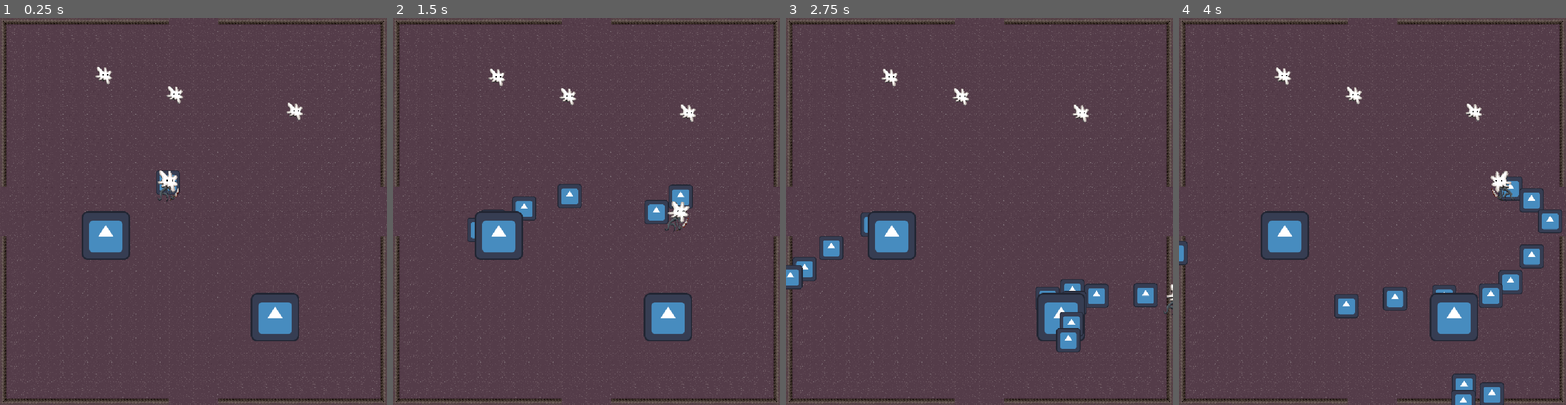
Above: before the commit, frames 1-4 (left to right).
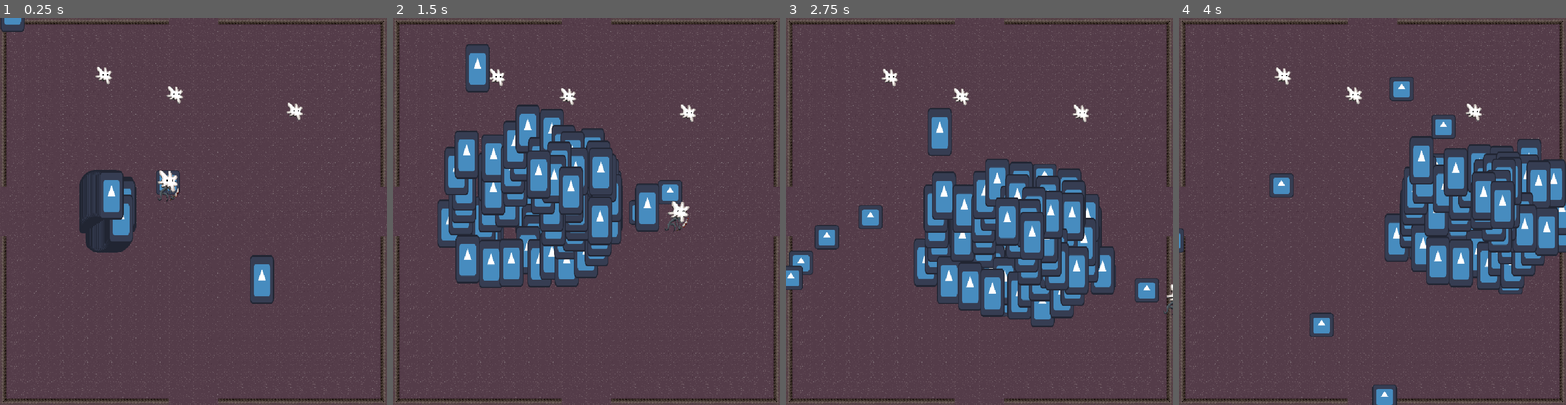
Above: after the commit, the same moments.

Repository: HephepTeam/GGJ2026
Game: Godot game, scene res://scenes/game_scene.tscn
Two runs of this game, one before a commit and one after it. Both use one fixed random seed, a clock stepped at 60 frames per second and the inputs below. Before the commit the project has no main scene; this scene is started directly in both runs. The engine's default icon, where the game draws it, is replaced by a stand-in: a white triangle on a blue panel in a dark square.
Inputs (mouse positions are in pixels of both pictures, inside the frame that each line leads up to):
- Up to frame 1 (0.25 s): no input
- Up to frame 2 (1.5 s): move the mouse to (671, 192) at 0.52 s; hold Right (ui_right) 0.53-1.28 s; move the mouse to (509, 230) at 1.27 s; hold Down (ui_down) from 1.28 s (still down)
- Up to frame 3 (2.75 s): move the mouse to (1018, 126) at 2.02 s; release Down (ui_down) at 2.03 s; hold Right (ui_right) from 2.03 s (still down)
- Up to frame 4 (4 s): move the mouse to (1353, 288) at 2.77 s; release Right (ui_right) at 2.78 s; hold Up (ui_up) 2.78-3.53 s; move the mouse to (1488, 269) at 3.52 s; hold Left (ui_left) from 3.53 s (still down)

The runs differ from the first frame. In frame 1, 5.2% of the frame differs, in the area x 0-78%, y 0-84%; in frame 2, 21%; in frame 3, 22%, in the area x 0-97%, y 23-87%; in frame 4, 21%.

Commit message:
Makes enemies move towards the player while avoiding each other.

Diff:
--- a/project.godot
+++ b/project.godot
@@ -11,6 +11,7 @@
 [application]
 
 config/name="GGJ2026"
+run/main_scene="uid://bs1ygmcp7mpe3"
 config/features=PackedStringArray("4.6", "GL Compatibility")
 config/icon="res://assets/icon.svg"
 
@@ -36,6 +37,14 @@
 [global_group]
 
 enemy="les ennemis"
+player=""
+
+[layer_names]
+
+2d_physics/layer_1="Player"
+2d_physics/layer_2="Enemy"
+2d_physics/layer_3="Objects"
+2d_physics/layer_4="Map"
 
 [physics]
 
--- /dev/null
+++ b/scenes/Enemy/enemy.gd
@@ -0,0 +1,32 @@
+extends CharacterBody2D
+class_name Enemy
+
+const SPEED := 200.0
+
+var colliding_areas: Array[Area2D] = []
+var collision_vector := Vector2.ZERO
+
+
+func _physics_process(delta: float) -> void:
+	var closest_player: Player = Globals.get_closest_player(global_position)
+	if closest_player == null:
+		return
+
+	var direction := global_position.direction_to(
+		closest_player.global_position
+	)
+	var new_collision_vector := Vector2.ZERO
+	for colliding_area in colliding_areas:
+		new_collision_vector += colliding_area.global_position.direction_to(global_position)
+	collision_vector = lerp(collision_vector, new_collision_vector, 5.0 * delta)
+	direction += collision_vector
+
+	global_position += SPEED * delta * direction.normalized()
+
+
+func _on_area_2d_area_entered(area: Area2D) -> void:
+	colliding_areas.append(area)
+
+
+func _on_area_2d_area_exited(area: Area2D) -> void:
+	colliding_areas.erase(area)
--- /dev/null
+++ b/scenes/Enemy/enemy.tscn
@@ -0,0 +1,37 @@
+[gd_scene format=3 uid="uid://imwi3ugshkya"]
+
+[ext_resource type="Script" uid="uid://bwx3mlnub2biq" path="res://scenes/Enemy/enemy.gd" id="1_84vye"]
+[ext_resource type="Texture2D" uid="uid://d3v8eynat77lb" path="res://assets/icon.svg" id="2_vamnb"]
+
+[sub_resource type="CapsuleShape2D" id="CapsuleShape2D_84vye"]
+radius = 16.0
+height = 64.0
+
+[sub_resource type="CapsuleShape2D" id="CapsuleShape2D_vamnb"]
+radius = 16.0
+height = 64.0
+
+[node name="Enemy" type="CharacterBody2D" unique_id=1661876933 groups=["enemy"]]
+collision_layer = 2
+collision_mask = 9
+script = ExtResource("1_84vye")
+
+[node name="Sprite2D" type="Sprite2D" parent="." unique_id=1928941359]
+scale = Vector2(0.5, 1)
+texture = ExtResource("2_vamnb")
+offset = Vector2(0, -64)
+
+[node name="Area2D" type="Area2D" parent="." unique_id=1831575622]
+collision_layer = 2
+collision_mask = 2
+
+[node name="CollisionShape2D" type="CollisionShape2D" parent="Area2D" unique_id=19966739]
+rotation = 1.5707964
+shape = SubResource("CapsuleShape2D_84vye")
+
+[node name="CollisionShape2D" type="CollisionShape2D" parent="." unique_id=352403461]
+rotation = 1.5707964
+shape = SubResource("CapsuleShape2D_vamnb")
+
+[connection signal="area_entered" from="Area2D" to="." method="_on_area_2d_area_entered"]
+[connection signal="area_exited" from="Area2D" to="." method="_on_area_2d_area_exited"]
--- a/scenes/Player/player.tscn
+++ b/scenes/Player/player.tscn
@@ -32,7 +32,7 @@
 radius = 5.0
 height = 46.0
 
-[node name="Player" type="CharacterBody2D" unique_id=1534390266]
+[node name="Player" type="CharacterBody2D" unique_id=1534390266 groups=["player"]]
 texture_filter = 1
 script = ExtResource("1_a3d8c")
 projectile_scene = ExtResource("2_c4h5g")
--- a/scenes/enemy.gd
+++ /dev/null
@@ -1,2 +0,0 @@
-extends Node2D
-class_name Enemy
--- a/scenes/enemy.tscn
+++ /dev/null
@@ -1,10 +0,0 @@
-[gd_scene format=3 uid="uid://imwi3ugshkya"]
-
-[ext_resource type="Script" uid="uid://bwx3mlnub2biq" path="res://scenes/enemy.gd" id="1_md0e3"]
-[ext_resource type="Texture2D" uid="uid://d3v8eynat77lb" path="res://assets/icon.svg" id="2_4ra3w"]
-
-[node name="Enemy" type="Node2D" unique_id=1704070987 groups=["enemy"]]
-script = ExtResource("1_md0e3")
-
-[node name="Sprite2D" type="Sprite2D" parent="." unique_id=1928941359]
-texture = ExtResource("2_4ra3w")
--- a/scenes/game_scene.tscn
+++ b/scenes/game_scene.tscn
@@ -2,7 +2,7 @@
 
 [ext_resource type="PackedScene" uid="uid://7h053ghxefjb" path="res://scenes/map.tscn" id="1_ycayy"]
 [ext_resource type="PackedScene" uid="uid://cp0bf0rdxvw1s" path="res://scenes/Player/player.tscn" id="2_bw6k5"]
-[ext_resource type="PackedScene" uid="uid://imwi3ugshkya" path="res://scenes/enemy.tscn" id="3_y3j0m"]
+[ext_resource type="PackedScene" uid="uid://imwi3ugshkya" path="res://scenes/Enemy/enemy.tscn" id="3_y3j0m"]
 [ext_resource type="Script" uid="uid://cqdugo8vm245l" path="res://scenes/camera_2d.gd" id="4_bw6k5"]
 [ext_resource type="PackedScene" uid="uid://ddegyt03bek3q" path="res://scenes/collectible/mask.tscn" id="5_y3j0m"]
 
@@ -36,5 +36,202 @@
 [node name="Enemy" parent="Entities" unique_id=1704070987 instance=ExtResource("3_y3j0m")]
 position = Vector2(728, 792)
 
+[node name="Enemy2" parent="." unique_id=1547969889 instance=ExtResource("3_y3j0m")]
+position = Vector2(280, 576)
+
+[node name="Enemy3" parent="." unique_id=906206208 instance=ExtResource("3_y3j0m")]
+position = Vector2(280, 576)
+
+[node name="Enemy4" parent="." unique_id=26329145 instance=ExtResource("3_y3j0m")]
+position = Vector2(280, 576)
+
+[node name="Enemy5" parent="." unique_id=1853667093 instance=ExtResource("3_y3j0m")]
+position = Vector2(280, 576)
+
+[node name="Enemy6" parent="." unique_id=834397067 instance=ExtResource("3_y3j0m")]
+position = Vector2(280, 576)
+
+[node name="Enemy7" parent="." unique_id=1052349908 instance=ExtResource("3_y3j0m")]
+position = Vector2(280, 576)
+
+[node name="Enemy8" parent="." unique_id=459431058 instance=ExtResource("3_y3j0m")]
+position = Vector2(280, 576)
+
+[node name="Enemy9" parent="." unique_id=1087220638 instance=ExtResource("3_y3j0m")]
+position = Vector2(280, 576)
+
+[node name="Enemy10" parent="." unique_id=2073357746 instance=ExtResource("3_y3j0m")]
+position = Vector2(280, 576)
+
+[node name="Enemy11" parent="." unique_id=1267465312 instance=ExtResource("3_y3j0m")]
+position = Vector2(280, 576)
+
+[node name="Enemy12" parent="." unique_id=469187451 instance=ExtResource("3_y3j0m")]
+position = Vector2(280, 576)
+
+[node name="Enemy13" parent="." unique_id=376247791 instance=ExtResource("3_y3j0m")]
+position = Vector2(280, 576)
+
+[node name="Enemy14" parent="." unique_id=1311385355 instance=ExtResource("3_y3j0m")]
+position = Vector2(280, 576)
+
+[node name="Enemy15" parent="." unique_id=1142082319 instance=ExtResource("3_y3j0m")]
+position = Vector2(280, 576)
+
+[node name="Enemy16" parent="." unique_id=265412976 instance=ExtResource("3_y3j0m")]
+position = Vector2(280, 576)
+
+[node name="Enemy17" parent="." unique_id=612950593 instance=ExtResource("3_y3j0m")]
+position = Vector2(280, 576)
+
+[node name="Enemy18" parent="." unique_id=1824755080 instance=ExtResource("3_y3j0m")]
+position = Vector2(280, 576)
+
+[node name="Enemy19" parent="." unique_id=49760591 instance=ExtResource("3_y3j0m")]
+position = Vector2(280, 576)
+
+[node name="Enemy20" parent="." unique_id=419223370 instance=ExtResource("3_y3j0m")]
+position = Vector2(280, 576)
+
+[node name="Enemy21" parent="." unique_id=1246487786 instance=ExtResource("3_y3j0m")]
+position = Vector2(280, 576)
+
+[node name="Enemy22" parent="." unique_id=1693753523 instance=ExtResource("3_y3j0m")]
+position = Vector2(280, 576)
+
+[node name="Enemy23" parent="." unique_id=718644911 instance=ExtResource("3_y3j0m")]
+position = Vector2(280, 576)
+
+[node name="Enemy24" parent="." unique_id=606076479 instance=ExtResource("3_y3j0m")]
+position = Vector2(280, 576)
+
+[node name="Enemy25" parent="." unique_id=1231611880 instance=ExtResource("3_y3j0m")]
+position = Vector2(280, 576)
+
+[node name="Enemy26" parent="." unique_id=2048267772 instance=ExtResource("3_y3j0m")]
+position = Vector2(280, 576)
+
+[node name="Enemy27" parent="." unique_id=1135588812 instance=ExtResource("3_y3j0m")]
+position = Vector2(280, 576)
+
+[node name="Enemy28" parent="." unique_id=1293404742 instance=ExtResource("3_y3j0m")]
+position = Vector2(280, 576)
+
+[node name="Enemy29" parent="." unique_id=2076484875 instance=ExtResource("3_y3j0m")]
+position = Vector2(280, 576)
+
+[node name="Enemy30" parent="." unique_id=256074470 instance=ExtResource("3_y3j0m")]
+position = Vector2(280, 576)
+
+[node name="Enemy31" parent="." unique_id=900129515 instance=ExtResource("3_y3j0m")]
+position = Vector2(280, 576)
+
+[node name="Enemy32" parent="." unique_id=778863582 instance=ExtResource("3_y3j0m")]
+position = Vector2(280, 576)
+
+[node name="Enemy33" parent="." unique_id=376170386 instance=ExtResource("3_y3j0m")]
+position = Vector2(280, 576)
+
+[node name="Enemy34" parent="." unique_id=1131241151 instance=ExtResource("3_y3j0m")]
+position = Vector2(280, 576)
+
+[node name="Enemy35" parent="." unique_id=1980585673 instance=ExtResource("3_y3j0m")]
+position = Vector2(280, 576)
+
+[node name="Enemy36" parent="." unique_id=2129393792 instance=ExtResource("3_y3j0m")]
+position = Vector2(280, 576)
+
+[node name="Enemy37" parent="." unique_id=2032192174 instance=ExtResource("3_y3j0m")]
+position = Vector2(280, 576)
+
+[node name="Enemy38" parent="." unique_id=271205197 instance=ExtResource("3_y3j0m")]
+position = Vector2(280, 576)
+
+[node name="Enemy39" parent="." unique_id=855927309 instance=ExtResource("3_y3j0m")]
+position = Vector2(280, 576)
+
+[node name="Enemy40" parent="." unique_id=682447664 instance=ExtResource("3_y3j0m")]
+position = Vector2(280, 576)
+
+[node name="Enemy41" parent="." unique_id=403590939 instance=ExtResource("3_y3j0m")]
+position = Vector2(280, 576)
+
+[node name="Enemy42" parent="." unique_id=2062551333 instance=ExtResource("3_y3j0m")]
+position = Vector2(280, 576)
+
+[node name="Enemy43" parent="." unique_id=1450967580 instance=ExtResource("3_y3j0m")]
+position = Vector2(280, 576)
+
+[node name="Enemy44" parent="." unique_id=1626686002 instance=ExtResource("3_y3j0m")]
+position = Vector2(280, 576)
+
+[node name="Enemy45" parent="." unique_id=1541485575 instance=ExtResource("3_y3j0m")]
+position = Vector2(280, 576)
+
+[node name="Enemy46" parent="." unique_id=1525173378 instance=ExtResource("3_y3j0m")]
+position = Vector2(280, 576)
+
+[node name="Enemy47" parent="." unique_id=752025463 instance=ExtResource("3_y3j0m")]
+position = Vector2(280, 576)
+
+[node name="Enemy48" parent="." unique_id=124127126 instance=ExtResource("3_y3j0m")]
+position = Vector2(280, 576)
+
+[node name="Enemy49" parent="." unique_id=1159336085 instance=ExtResource("3_y3j0m")]
+position = Vector2(280, 576)
+
+[node name="Enemy50" parent="." unique_id=1441825838 instance=ExtResource("3_y3j0m")]
+position = Vector2(280, 576)
+
+[node name="Enemy51" parent="." unique_id=142395375 instance=ExtResource("3_y3j0m")]
+position = Vector2(280, 576)
+
+[node name="Enemy52" parent="." unique_id=1574606451 instance=ExtResource("3_y3j0m")]
+position = Vector2(280, 576)
+
+[node name="Enemy53" parent="." unique_id=679545602 instance=ExtResource("3_y3j0m")]
+position = Vector2(280, 576)
+
+[node name="Enemy54" parent="." unique_id=1312070168 instance=ExtResource("3_y3j0m")]
+position = Vector2(280, 576)
+
+[node name="Enemy55" parent="." unique_id=2106081527 instance=ExtResource("3_y3j0m")]
+position = Vector2(280, 576)
+
+[node name="Enemy56" parent="." unique_id=1499588350 instance=ExtResource("3_y3j0m")]
+position = Vector2(280, 576)
+
+[node name="Enemy57" parent="." unique_id=2072964063 instance=ExtResource("3_y3j0m")]
+position = Vector2(280, 576)
+
+[node name="Enemy58" parent="." unique_id=1020632992 instance=ExtResource("3_y3j0m")]
+position = Vector2(280, 576)
+
+[node name="Enemy59" parent="." unique_id=139494907 instance=ExtResource("3_y3j0m")]
+position = Vector2(280, 576)
+
+[node name="Enemy60" parent="." unique_id=569364990 instance=ExtResource("3_y3j0m")]
+position = Vector2(280, 576)
+
+[node name="Enemy61" parent="." unique_id=1759376498 instance=ExtResource("3_y3j0m")]
+position = Vector2(280, 576)
+
+[node name="Enemy62" parent="." unique_id=952804976 instance=ExtResource("3_y3j0m")]
+position = Vector2(280, 576)
+
+[node name="Enemy63" parent="." unique_id=1692388312 instance=ExtResource("3_y3j0m")]
+position = Vector2(280, 576)
+
+[node name="Enemy64" parent="." unique_id=291113409 instance=ExtResource("3_y3j0m")]
+position = Vector2(280, 576)
+
+[node name="Enemy65" parent="." unique_id=160878704 instance=ExtResource("3_y3j0m")]
+position = Vector2(280, 576)
+
+[node name="Enemy66" parent="." unique_id=1993569858 instance=ExtResource("3_y3j0m")]
 [node name="Enemy2" parent="Entities" unique_id=1547969889 instance=ExtResource("3_y3j0m")]
 position = Vector2(280, 576)
+
+[node name="Camera2D" type="Camera2D" parent="." unique_id=1947949776]
+anchor_mode = 0
+script = ExtResource("4_bw6k5")
--- a/scenes/managers/globals.gd
+++ b/scenes/managers/globals.gd
@@ -4,6 +4,24 @@
 
 var EnemyAround = []
 
-func get_enemy_around():
-	EnemyAround = get_tree().get_nodes_in_group("enemy")
-	return EnemyAround
+func get_enemy_around() -> Array[Enemy]:
+	var enemies: Array[Enemy] = []
+	enemies.append_array(get_tree().get_nodes_in_group("enemy"))
+	return enemies
+
+
+func get_players() -> Array[Player]:
+	var players: Array[Player] = []
+	players.append_array(get_tree().get_nodes_in_group("player"))
+	return players
+
+
+func get_closest_player(from_position: Vector2) -> Player:
+	var min_distance := INF
+	var closest: Player
+	for player in get_players():
+		var distance := from_position.distance_to(player.global_position)
+		if distance < min_distance:
+			min_distance = distance
+			closest = player
+	return closest
Renamed: scenes/enemy.gd.uid -> scenes/Enemy/enemy.gd.uid
